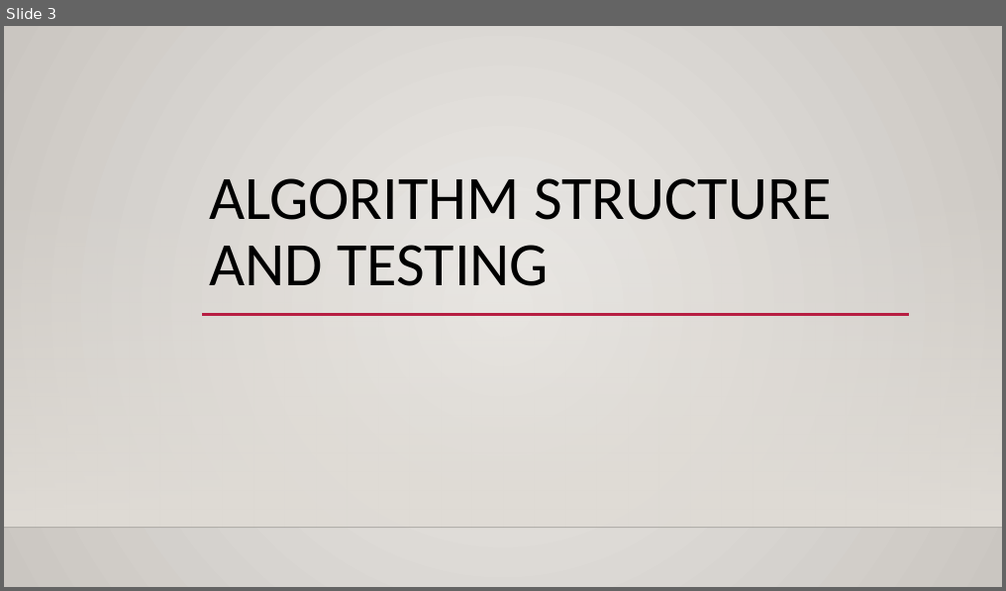
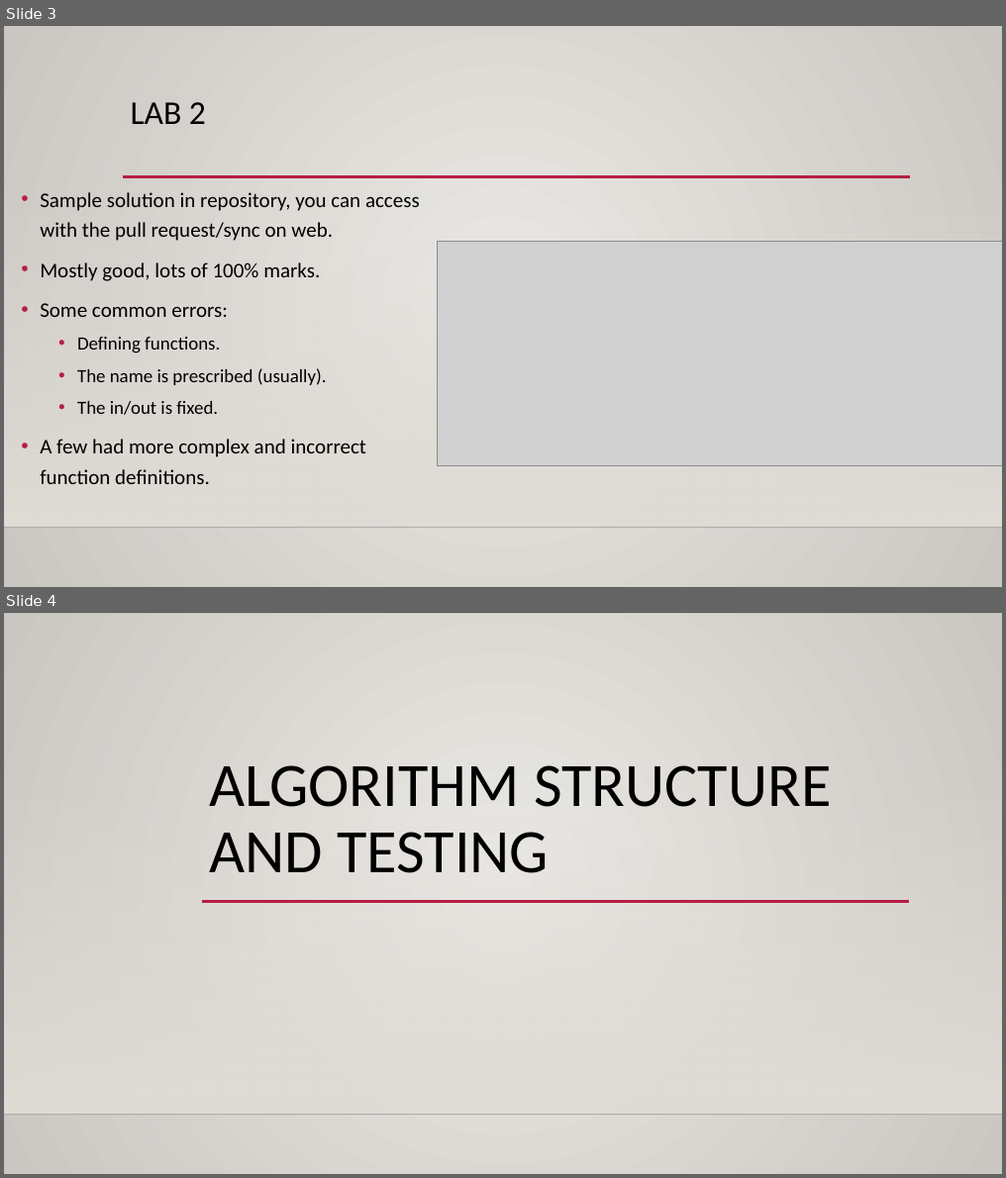
Before and after one commit to AkeemSemperDataScience/Programming_Basics_for_Machine_Learning_Students, a slide deck: reference_material/slides/012_algo_interface_errors.pptx. Shown one above the other, each under a label of ours: slide 3 before the commit, slides 3 and 4 after it. The pictures are 1006x591 and 1006x1178 pixels, drawn with LibreOffice and Linux fonts; fonts in the diff are those of the drawing; grey boxes stand for pictures; background and template pictures are left out. Boxes give left, top, right and bottom in pixels: in the first picture for what was removed or moved away, otherwise in the second. Text is boxed around its words. In the diff, an @@ line names an element or a change of style, - is before the commit and + after.

```diff
--- a/reference_material/slides/012_algo_interface_errors.pptx
+++ b/reference_material/slides/012_algo_interface_errors.pptx
@@ slide 3 added at bbox=[4, 26, 1002, 587], background gradient #ECEAE7 to #CAC7C1; not listed: 2 template elements that a slide beside it also shows @@
@@ title added at bbox=[131, 102, 206, 124], 32 pt, text #000000 @@
+LAB 2
@@ text added at bbox=[40, 192, 420, 484], 20 pt, text #000000 @@
+• Sample solution in repository, you can access with the pull request/sync on web.
+• Mostly good, lots of 100% marks.
+• Some common errors:
+  • Defining functions.
+  • The name is prescribed (usually).
+  • The in/out is fixed.
+• A few had more complex and incorrect function definitions.
@@ line added from (123, 177) to (910, 177), #B71E42 2.5 pt @@
@@ picture added at bbox=[438, 242, 1002, 467] @@
@@ what was slide 3 is now slide 4 @@
```
Also in this commit, not shown: 2 slides changed, 4 other slides added, 3 other files.
